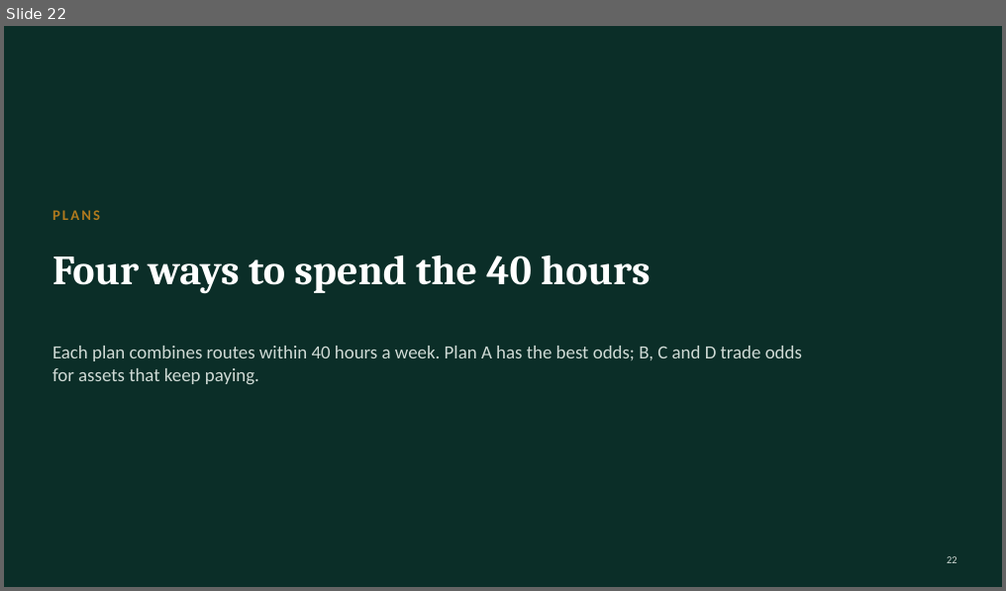
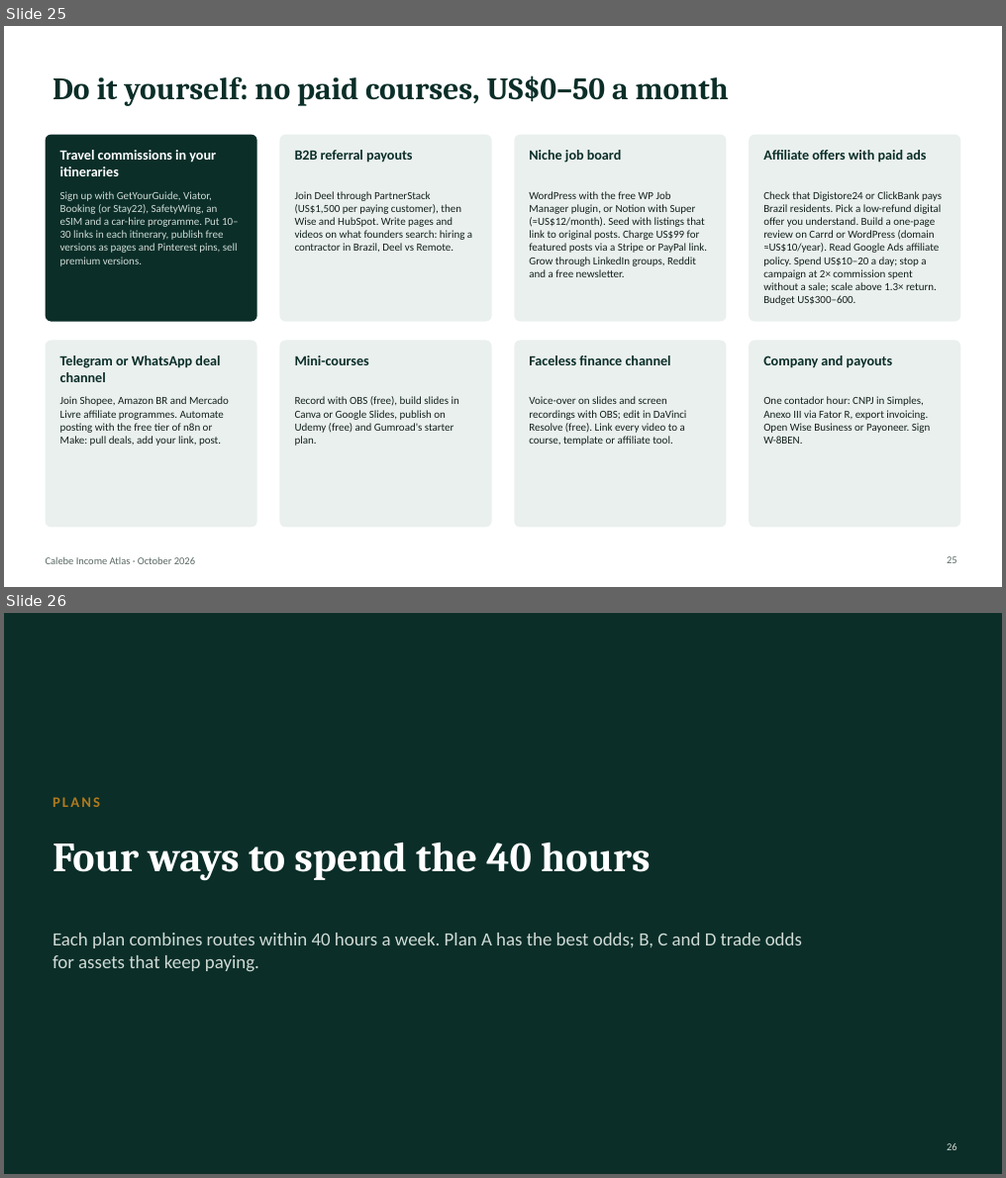
Before and after one commit to algarcalebe-web/legendary-bassoon, a slide deck: research/Calebe_Income_Atlas.pptx. Shown one above the other, each under a label of ours: slide 22 before the commit, slides 25 and 26 after it. The pictures are 1006x591 and 1006x1178 pixels, drawn with LibreOffice and Linux fonts; fonts in the diff are those of the drawing. Boxes give left, top, right and bottom in pixels: in the first picture for what was removed or moved away, otherwise in the second. Text is boxed around its words. In the diff, an @@ line names an element or a change of style, - is before the commit and + after.

```diff
--- a/research/Calebe_Income_Atlas.pptx
+++ b/research/Calebe_Income_Atlas.pptx
@@ slide 25 added at bbox=[4, 26, 1002, 587], background #FFFFFF @@
@@ title added at bbox=[53, 76, 729, 106], 30 pt, text #0B2E28, bold @@
+Do it yourself: no paid courses, US$0–50 a month
@@ rounded rectangle added at bbox=[46, 135, 257, 322], fill #0B2E28 @@
@@ rounded rectangle added at bbox=[279, 135, 491, 322], fill #EAF0EE @@
@@ rounded rectangle added at bbox=[515, 135, 727, 322], fill #EAF0EE @@
@@ rounded rectangle added at bbox=[748, 135, 960, 322], fill #EAF0EE @@
@@ text added at bbox=[60, 150, 216, 176], 13.5 pt, text #FFFFFF, bold @@
+Travel commissions in your itineraries
@@ text added at bbox=[295, 150, 412, 163], 13.5 pt, text #0B2E28, bold @@
+B2B referral payouts
@@ text added at bbox=[529, 150, 622, 163], 13.5 pt, text #0B2E28, bold @@
+Niche job board
@@ text added at bbox=[763, 150, 926, 163], 13.5 pt, text #0B2E28, bold @@
+Affiliate offers with paid ads
@@ text added at bbox=[60, 191, 239, 267], 10.5 pt, text #CFDAD5 @@
+Sign up with GetYourGuide, Viator, Booking (or Stay22), SafetyWing, an eSIM and a car-hire programme. Put 10–30 links in each itinerary, publish free versions as pages and Pinterest pins, sell premium versions.
@@ text added at bbox=[295, 191, 472, 252], 10.5 pt, text #14211D @@
+Join Deel through PartnerStack (US$1,500 per paying customer), then Wise and HubSpot. Write pages and videos on what founders search: hiring a contractor in Brazil, Deel vs Remote.
@@ text added at bbox=[529, 191, 708, 277], 10.5 pt, text #14211D @@
+WordPress with the free WP Job Manager plugin, or Notion with Super (≈US$12/month). Seed with listings that link to original posts. Charge US$99 for featured posts via a Stripe or PayPal link. Grow through LinkedIn groups, Reddit and a free newsletter.
@@ text added at bbox=[763, 191, 942, 305], 10.5 pt, text #14211D @@
+Check that Digistore24 or ClickBank pays Brazil residents. Pick a low-refund digital offer you understand. Build a one-page review on Carrd or WordPress (domain ≈US$10/year). Read Google Ads affiliate policy. Spend US$10–20 a day; stop a campaign at 2× commission spent without a sale; scale above 1.3× return. Budget US$300–600.
@@ rounded rectangle added at bbox=[46, 341, 257, 528], fill #EAF0EE @@
@@ rounded rectangle added at bbox=[279, 341, 491, 528], fill #EAF0EE @@
@@ rounded rectangle added at bbox=[515, 341, 727, 528], fill #EAF0EE @@
@@ rounded rectangle added at bbox=[748, 341, 960, 528], fill #EAF0EE @@
@@ text added at bbox=[60, 356, 220, 382], 13.5 pt, text #0B2E28, bold @@
+Telegram or WhatsApp deal channel
@@ text added at bbox=[295, 356, 369, 366], 13.5 pt, text #0B2E28, bold @@
+Mini-courses
@@ text added at bbox=[529, 356, 671, 366], 13.5 pt, text #0B2E28, bold @@
+Faceless finance channel
@@ text added at bbox=[763, 356, 892, 369], 13.5 pt, text #0B2E28, bold @@
+Company and payouts
@@ text added at bbox=[60, 396, 229, 446], 10.5 pt, text #14211D @@
+Join Shopee, Amazon BR and Mercado Livre affiliate programmes. Automate posting with the free tier of n8n or Make: pull deals, add your link, post.
@@ text added at bbox=[295, 396, 459, 446], 10.5 pt, text #14211D @@
+Record with OBS (free), build slides in Canva or Google Slides, publish on Udemy (free) and Gumroad's starter plan.
@@ text added at bbox=[529, 396, 687, 446], 10.5 pt, text #14211D @@
+Voice-over on slides and screen recordings with OBS; edit in DaVinci Resolve (free). Link every video to a course, template or affiliate tool.
@@ text added at bbox=[763, 396, 930, 444], 10.5 pt, text #14211D @@
+One contador hour: CNPJ in Simples, Anexo III via Fator R, export invoicing. Open Wise Business or Payoneer. Sign W-8BEN.
@@ text added at bbox=[46, 558, 195, 565], 10 pt, text #5A6964 @@
+Calebe Income Atlas · October 2026
@@ page number added at bbox=[946, 557, 957, 564], 10 pt, text #5A6964 @@
+25
@@ what was slide 22 is now slide 26 @@
@@ page number at bbox=[946, 1144, 957, 1151]: text changed @@
-22
+26
```
Also in this commit, not shown: 1 slide changed, 3 other slides added, 2 other files.
